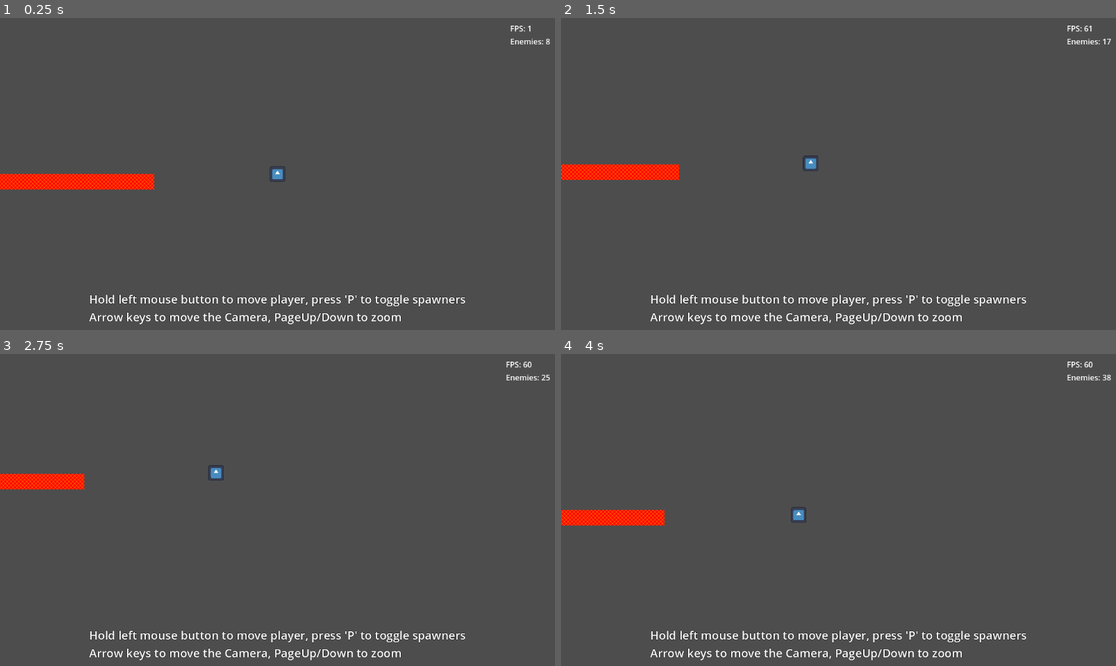
Above: before the commit, frames 1-4 (two rows, left to right).
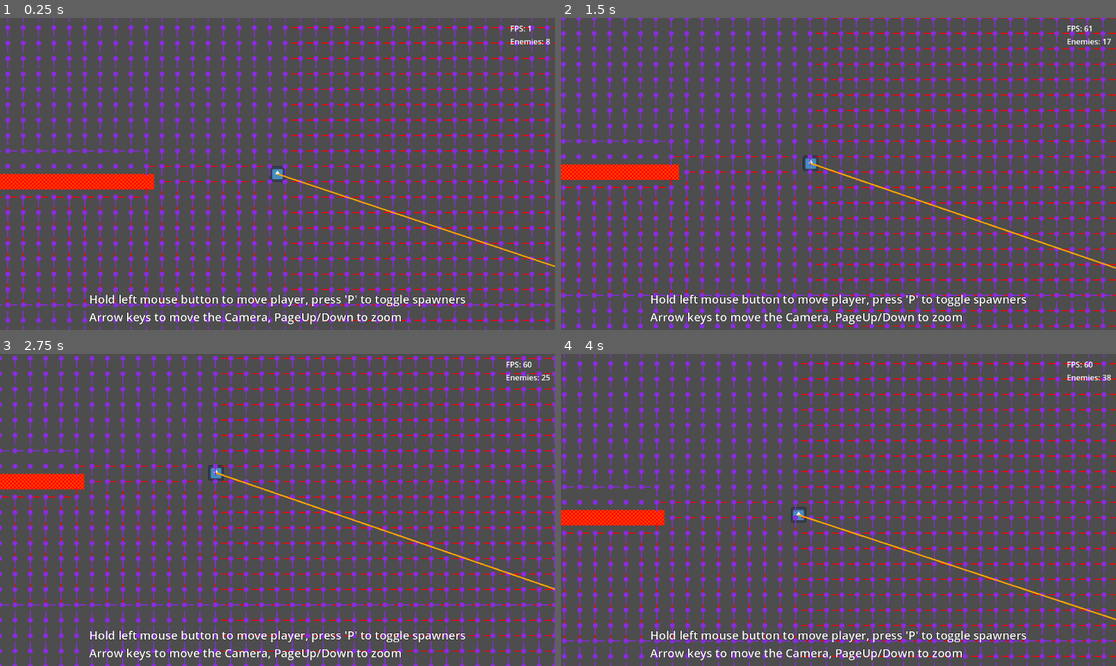
Above: after the commit, the same moments.

Repository: Griiimon/Manymies
Game: Godot game, scene res://main_large_level.tscn
The game is run twice, just before and just after one commit, with the same random seed, the same clock (stepped at 60 frames per second) and the same inputs. The engine's default icon, where the game draws it, is replaced by a stand-in: a white triangle on a blue panel in a dark square.
Inputs (mouse positions are in pixels of both pictures, inside the frame that each line leads up to):
- Up to frame 1 (0.25 s): no input
- Up to frame 2 (1.5 s): tap P (pause_spawner) at 0.5, 1.25 s; move the mouse to (960, 158) at 0.52 s; hold Right (ui_right) 0.53-1.28 s; click (960, 158) at 0.67 s; move the mouse to (727, 189) at 1.27 s; hold Down (ui_down) from 1.28 s (still down)
- Up to frame 3 (2.75 s): tap P (pause_spawner) at 2 s; move the mouse to (333, 441) at 2.02 s; release Down (ui_down) at 2.03 s; hold Right (ui_right) from 2.03 s (still down)
- Up to frame 4 (4 s): tap P (pause_spawner) at 2.75, 3.5 s; move the mouse to (810, 572) at 2.77 s; release Right (ui_right) at 2.78 s; hold Up (ui_up) 2.78-3.53 s; click (810, 572) at 2.92 s; move the mouse to (1005, 556) at 3.52 s; hold Left (ui_left) from 3.53 s (still down)

The runs differ from the first frame. In frame 1, 15% of the frame differs, in the area x 0-100%, y 0-100%; in frame 2, 16%; in frame 3, 16%; in frame 4, 16%.

Commit message:
Update main_large_level.tscn

Diff:
--- a/main_large_level.tscn
+++ b/main_large_level.tscn
@@ -101,6 +101,7 @@
 [node name="Pathfinding" type="Node2D" parent="." node_paths=PackedStringArray("tile_map")]
 script = ExtResource("8_w0axd")
 tile_map = NodePath("../TileMapLayer Obstacles")
+debug_mode = true
 
 [node name="Timer Update" type="Timer" parent="Pathfinding"]
 wait_time = 0.5
